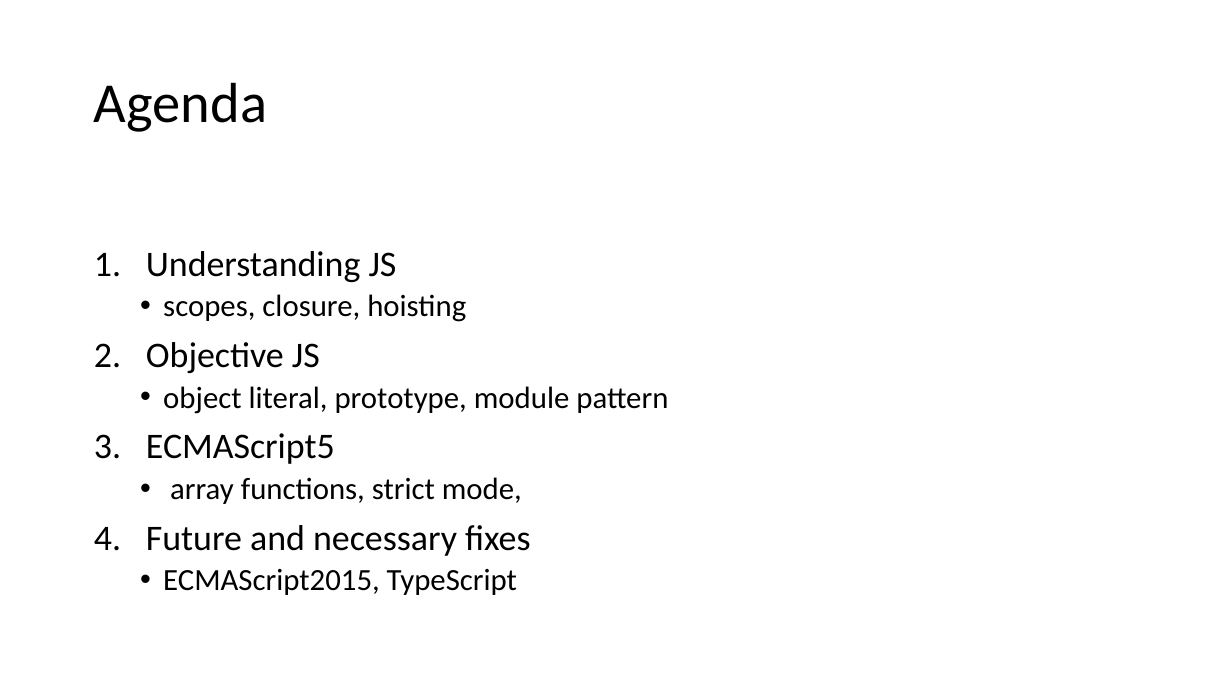
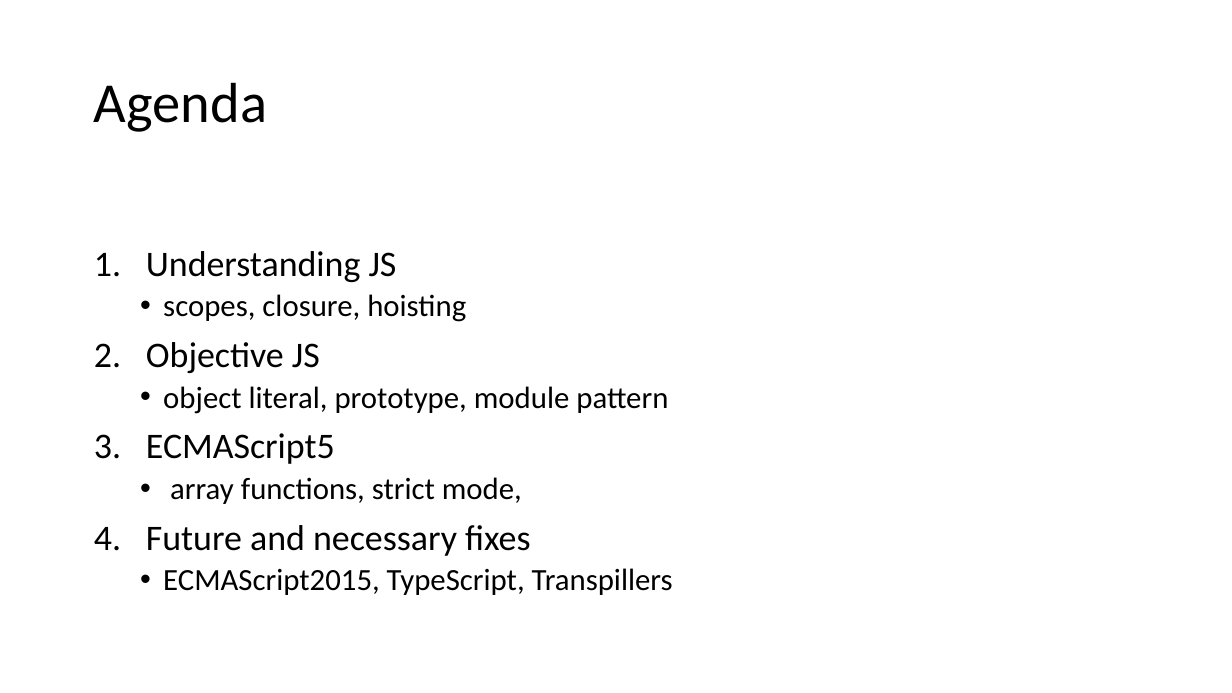
Before and after one commit to dankrz/JsTraining, a slide deck: slide 3 of JsTraining-presentation/JS Training.pptx. Drawn at 1232x693 pixels with LibreOffice and Linux fonts; fonts in the diff are those of the drawing. Boxes give left, top, right and bottom in pixels: in the first picture for what was removed or moved away, otherwise in the second. Text is boxed around its words. In the diff, an @@ line names an element or a change of style, - is before the commit and + after.

```diff
--- a/JsTraining-presentation/JS Training.pptx
+++ b/JsTraining-presentation/JS Training.pptx
@@ text at (163,568,673,595): text changed @@
-  • ECMAScript2015, TypeScript
+  • ECMAScript2015, TypeScript, Transpillers
```
Also in this commit, not shown: 1 other slide changed, 1 slide added, 2 other files.
